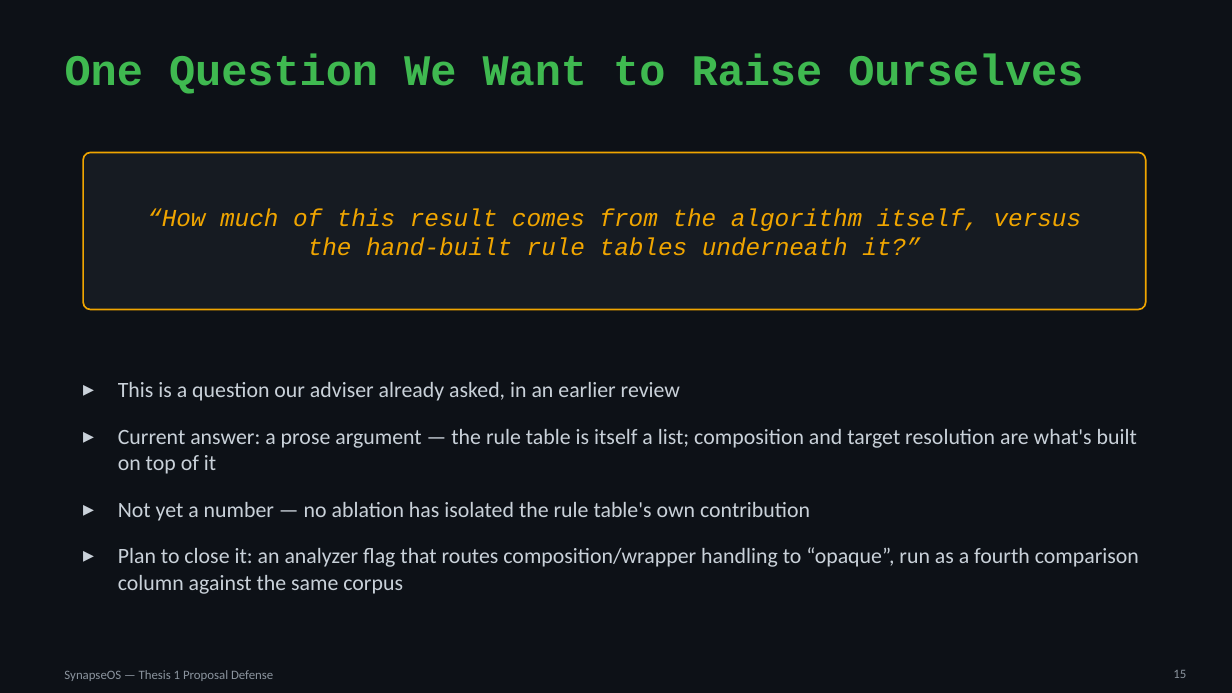
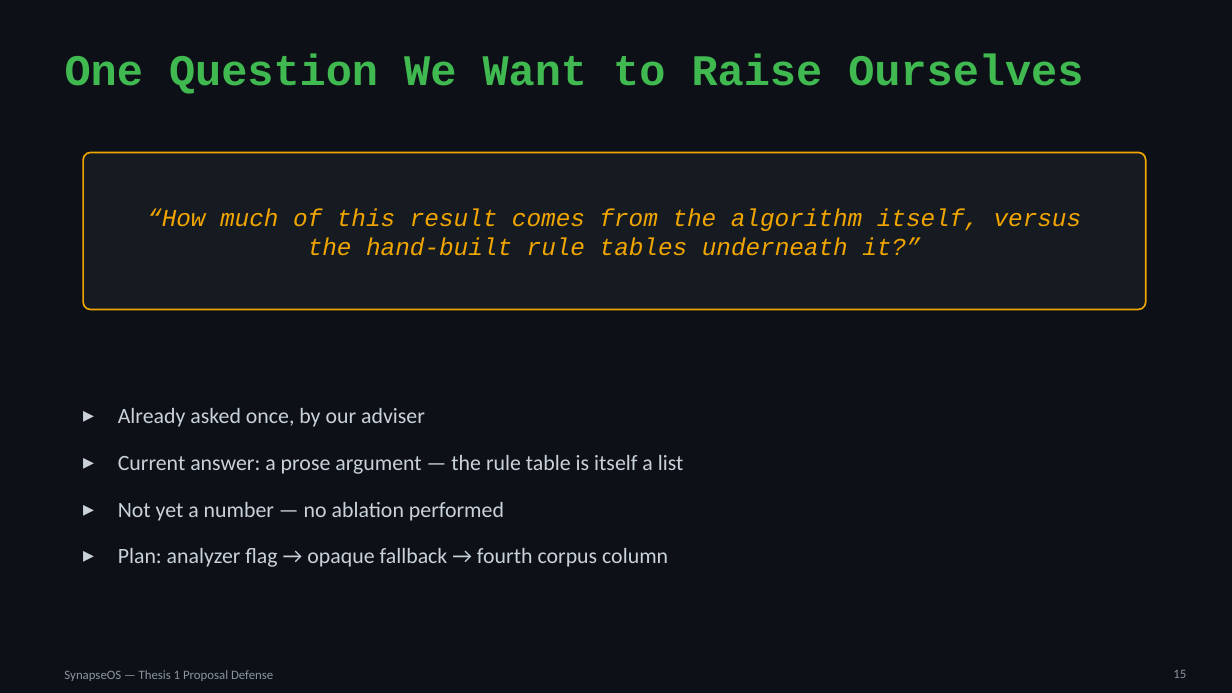
Before and after one commit to willardcsoriano/thesis, a slide deck: slide 15 of thesis 1/defense/SynapseOS_Proposal_Defense.pptx. Drawn at 1232x693 pixels with LibreOffice and Linux fonts; fonts in the diff are those of the drawing. Boxes give left, top, right and bottom in pixels: in the first picture for what was removed or moved away, otherwise in the second. Text is boxed around its words. In the diff, an @@ line names an element or a change of style, - is before the commit and + after.

```diff
--- a/thesis 1/defense/SynapseOS_Proposal_Defense.pptx
+++ b/thesis 1/defense/SynapseOS_Proposal_Defense.pptx
@@ text at (118, 408, 684, 567): text changed @@
-▸ This is a question our adviser already asked, in an earlier review
-▸ Current answer: a prose argument — the rule table is itself a list; composition and target resolution are what's built on top of it
-▸ Not yet a number — no ablation has isolated the rule table's own contribution
-▸ Plan to close it: an analyzer flag that routes composition/wrapper handling to “opaque”, run as a fourth comparison column against the same corpus
+▸ Already asked once, by our adviser
+▸ Current answer: a prose argument — the rule table is itself a list
+▸ Not yet a number — no ablation performed
+▸ Plan: analyzer flag → opaque fallback → fourth corpus column
```
Also in this commit, not shown: 10 other slides changed, 2 other files.
